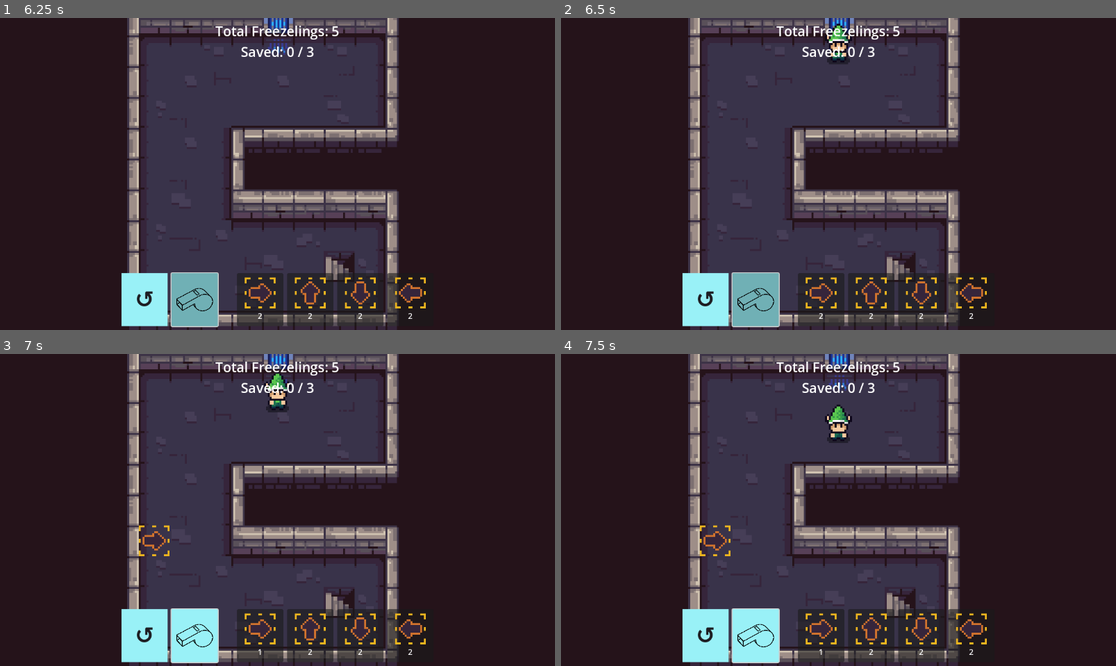
Above: before the commit, frames 1-4 (two rows, left to right).
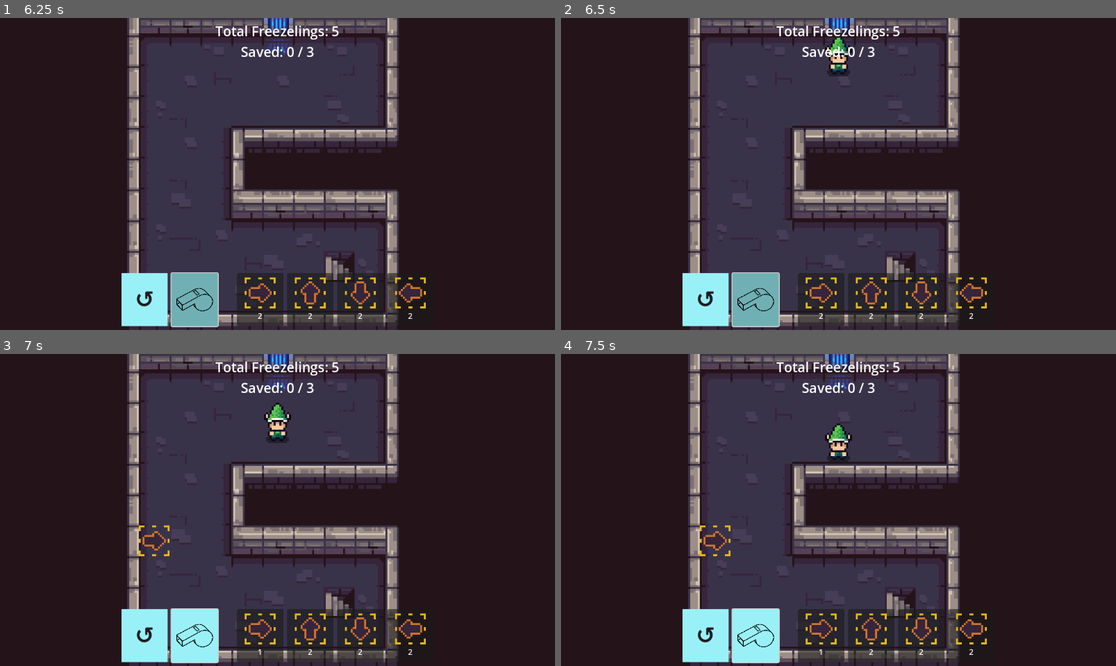
Above: after the commit, the same moments.

Repository: nico-hahn/freezelings
Game: Godot game, scene res://scenes/ui/level_select.tscn
Same seed, same stepped clock (60 frames per second), same inputs: the game is played once before the commit and once after it.
Inputs (mouse positions are in pixels of both pictures, inside the frame that each line leads up to):
- Up to frame 1 (6.25 s): tap Enter at 0.5 s; drag from (194, 195) to (333, 105) at 0.52 s; click "↺" at 1.25 s; click (260, 298) at 2.02 s; click "↺" at 2.75 s; click (260, 298) at 3.52 s; click "↺" at 4.25 s; click (260, 298) at 5.02 s; click (194, 298) at 5.75 s
- Up to frame 2 (6.5 s): no input
- Up to frame 3 (7 s): drag from (166, 525) to (249, 572) at 6.52 s
- Up to frame 4 (7.5 s): move the mouse to (894, 441) at 7.27 s; click (894, 441) at 7.42 s

Frame 1 is identical in both runs. In frame 2, 0.5% of the frame differs, in the area x 47-53%, y 1-19%; in frame 3, 0.7%, in the area x 47-53%, y 6-29%; in frame 4, 0.6%.

Commit message:
implement story 19

Diff:
--- a/scripts/entities/lemming.gd
+++ b/scripts/entities/lemming.gd
@@ -1,7 +1,8 @@
 ## Lemming
 # Repräsentiert einen einzelnen Lemming.
 # Bewegt sich einen Tile pro Tick in seine aktuelle Richtung.
-# Bei Wand/Blocker: dreht um 180°.
+# Tick-Koordination erfolgt durch LevelController (Zwei-Phasen: phase_1_plan / phase_2_commit).
+# Bei Wand/Blocker/anderem Lemming: dreht um 180°.
 # Bei Ausgang: reached_exit emittieren.
 # Bei platzierbarem Objekt: apply_to_lemming() aufrufen (für nächsten Tick).
 
@@ -17,6 +18,10 @@
 var grid_pos: Vector2i
 var direction: Enums.Direction
 var state: Enums.LemmingState = Enums.LemmingState.ALIVE
+
+## Wird in phase_1_plan() gesetzt; von LevelController für Konfliktauflösung gelesen.
+var intended_pos: Vector2i
+var will_move: bool = false
 
 var _level_controller: LevelController
 @onready var _sprite: Sprite2D = $Sprite2D
@@ -45,6 +50,9 @@
 	# Sofortige visuelle Positionierung (kein Tween beim Spawn)
 	global_position = _level_controller.grid_to_world(grid_pos)
 
+	# Lemming im Positions-Dictionary registrieren
+	_level_controller.register_lemming_position(self)
+
 	# Animation starten
 	_play_animation()
 
@@ -56,8 +64,6 @@
 	if TickManager.is_paused:
 		_on_ticks_paused()
 
-	# Tick-Signal verbinden
-	TickManager.tick_happened.connect(_on_tick_happened)
 
 
 func _process(_delta: float) -> void:
@@ -104,38 +110,47 @@
 	_frozen_sprite.position.x = 0.0
 
 
-func _on_tick_happened(_tick_number: int) -> void:
+## Phase 1: Berechnet das Ziel-Tile ohne grid_pos zu ändern.
+## snapshot ist ein Snapshot von lemming_positions zu Tick-Beginn.
+func phase_1_plan(snapshot: Dictionary) -> void:
+	if state != Enums.LemmingState.ALIVE:
+		will_move = false
+		return
+	var move_vec: Vector2i = Enums.direction_to_vector(direction)
+	var target_pos: Vector2i = grid_pos + move_vec
+	intended_pos = target_pos
+
+	if _level_controller.is_tile_walkable(target_pos) and not snapshot.has(target_pos):
+		will_move = true
+	else:
+		will_move = false
+
+
+## Phase 2: Committet die geplante Bewegung und aktualisiert grid_pos.
+## will_move kann zwischen Phase 1 und Phase 2 vom LevelController auf false gesetzt worden sein
+## (Konfliktauflösung bei mehreren Lemmingen die dasselbe Tile wollen).
+func phase_2_commit() -> void:
 	if state != Enums.LemmingState.ALIVE:
 		return
-	_process_movement()
-
-
-func _process_movement() -> void:
-	# Animation für aktuelle Richtung spielen (wechselt erst wenn Lemming das Tile verlässt)
 	_play_animation()
-	var move_vec: Vector2i = Enums.direction_to_vector(direction)
-	var target_pos: Vector2i = grid_pos + move_vec
-
-	if _level_controller.is_tile_walkable(target_pos):
-		# Bewegen
+	if will_move:
 		var old_visual_pos: Vector2 = global_position
-		grid_pos = target_pos
+		_level_controller.unregister_lemming_position(self)
+		grid_pos = intended_pos
+		_level_controller.register_lemming_position(self)
 		var new_world_pos: Vector2 = _level_controller.grid_to_world(grid_pos)
 		_animate_to(old_visual_pos, new_world_pos)
 
-		# Ausgang prüfen
 		if _level_controller.is_tile_exit(grid_pos):
 			state = Enums.LemmingState.EXITING
-			TickManager.tick_happened.disconnect(_on_tick_happened)
+			_level_controller.unregister_lemming_position(self)
 			_start_exit_animation()
 			return
 
-		# Platzierbares Objekt prüfen → Effekt für nächsten Tick
 		if _level_controller.has_placed_object(grid_pos):
 			var obj: Node = _level_controller.get_placed_object(grid_pos)
 			obj.apply_to_lemming(self)
 	else:
-		# Wand oder Blocker: 180° drehen, nicht bewegen
 		direction = Enums.opposite_direction(direction)
 
 
--- a/scripts/entities/lemming_spawner.gd
+++ b/scripts/entities/lemming_spawner.gd
@@ -13,6 +13,7 @@
 var _total_lemmings: int
 var _start_direction: Enums.Direction
 var _spawned_count: int = 0
+var _pending_spawn: bool = false
 var _level_controller: LevelController
 var _lemmings_container: Node2D
 
@@ -35,11 +36,18 @@
 
 
 func _on_tick_happened(tick_number: int) -> void:
-	if _spawned_count >= _total_lemmings:
+	if _spawned_count >= _total_lemmings and not _pending_spawn:
 		return
-	# Spawne beim ersten Tick und dann alle N Ticks
-	if tick_number == 1 or (tick_number - 1) % _spawn_interval == 0:
-		_spawn_lemming()
+	var should_spawn: bool = _pending_spawn \
+		or tick_number == 1 \
+		or (tick_number - 1) % _spawn_interval == 0
+
+	if should_spawn:
+		if _level_controller.is_tile_occupied_by_lemming(_entry_pos):
+			_pending_spawn = true
+		else:
+			_pending_spawn = false
+			_spawn_lemming()
 
 
 func _spawn_lemming() -> void:
@@ -53,6 +61,9 @@
 	var lemming_script: Lemming = lemming as Lemming
 	lemming_script.initialize(_entry_pos, _start_direction, _level_controller)
 
+	# Lemming in Tick-Koordination aufnehmen
+	_level_controller.add_active_lemming(lemming_script)
+
 	# Lemming-Signale mit LevelController verbinden (Schritt 11)
 	lemming_script.reached_exit.connect(_level_controller._on_lemming_reached_exit)
 	lemming_script.died.connect(_level_controller._on_lemming_died)
--- a/scripts/level/level_controller.gd
+++ b/scripts/level/level_controller.gd
@@ -50,6 +50,13 @@
 ## Ihre grid_pos wird automatisch aus ihrer globalen Position berechnet.
 ## Der Spieler kann diese Objekte nicht entfernen.
 var designer_objects: Dictionary = {}
+
+## Aktuell belegte Tiles: Vector2i → Lemming-Instanz.
+## Wird von Lemming-Instanzen selbst gepflegt (register/unregister).
+var lemming_positions: Dictionary = {}
+
+## Alle aktuell lebenden Lemminge (für Tick-Koordination).
+var _active_lemmings: Array[Lemming] = []
 
 ## Grid-Position des Ausgangs (gecacht für schnellen Zugriff)
 var _exit_grid_pos: Vector2i
@@ -78,6 +85,9 @@
 	# Designer-Objekte einlesen
 	_load_designer_objects()
 
+	# Tick-Koordination: LevelController feuert nach Spawner (Spawner ist Kind → earlier _ready)
+	TickManager.tick_happened.connect(_on_tick_happened)
+
 	# TickManager starten und sofort pausieren – Spieler startet manuell
 	TickManager.start()
 	TickManager.pause()
@@ -91,6 +101,52 @@
 			var grid_pos_obj: Vector2i = world_to_grid(obj.global_position)
 			obj.grid_pos = grid_pos_obj
 			designer_objects[grid_pos_obj] = obj
+
+
+## Zwei-Phasen-Tick: erst alle Lemminge planen, dann Konflikte auflösen, dann committen.
+func _on_tick_happened(_tick_number: int) -> void:
+	# Snapshot der Positionen zu Tick-Beginn – unveränderlich für alle Phase-1-Entscheidungen
+	var snapshot: Dictionary = lemming_positions.duplicate()
+
+	# Phase 1: Alle Lemminge berechnen ihre beabsichtigte Zielposition
+	for lemming: Lemming in _active_lemmings.duplicate():
+		lemming.phase_1_plan(snapshot)
+
+	# Konfliktauflösung: Mehrere Lemminge wollen dasselbe Tile → alle drehen um
+	var intended_counts: Dictionary = {}
+	for lemming: Lemming in _active_lemmings:
+		if lemming.will_move:
+			var t: Vector2i = lemming.intended_pos
+			intended_counts[t] = intended_counts.get(t, 0) + 1
+	for lemming: Lemming in _active_lemmings:
+		if lemming.will_move and intended_counts.get(lemming.intended_pos, 0) > 1:
+			lemming.will_move = false
+
+	# Phase 2: Alle Lemminge führen ihre Bewegung aus (oder drehen um)
+	for lemming: Lemming in _active_lemmings.duplicate():
+		lemming.phase_2_commit()
+
+
+## Fügt einen Lemming zur aktiven Liste hinzu.
+func add_active_lemming(lemming: Lemming) -> void:
+	_active_lemmings.append(lemming)
+
+
+## Registriert einen Lemming an seiner grid_pos.
+func register_lemming_position(lemming: Lemming) -> void:
+	lemming_positions[lemming.grid_pos] = lemming
+
+
+## Entfernt einen Lemming aus dem Positions-Dictionary.
+func unregister_lemming_position(lemming: Lemming) -> void:
+	if lemming_positions.get(lemming.grid_pos) == lemming:
+		lemming_positions.erase(lemming.grid_pos)
+
+
+## Gibt true zurück wenn ein anderer Lemming das Tile belegt.
+## Nicht in is_tile_walkable() – nur für Lemming-zu-Lemming-Kollision.
+func is_tile_occupied_by_lemming(grid_pos: Vector2i) -> bool:
+	return lemming_positions.has(grid_pos)
 
 
 ## Gibt true zurück wenn das Tile begehbar ist (kein Wand-Tile, kein Blocker).
@@ -179,6 +235,8 @@
 ## Aufgerufen wenn ein Lemming den Ausgang erreicht hat.
 ## Verbunden in LemmingSpawner._spawn_lemming() für jede Lemming-Instanz.
 func _on_lemming_reached_exit(lemming: Lemming) -> void:
+	_active_lemmings.erase(lemming)
+	unregister_lemming_position(lemming)
 	GameManager.on_lemming_saved()
 	lemming.queue_free()
 
@@ -186,6 +244,8 @@
 ## Aufgerufen wenn ein Lemming gestorben ist.
 ## Verbunden in LemmingSpawner._spawn_lemming() für jede Lemming-Instanz.
 func _on_lemming_died(lemming: Lemming) -> void:
+	_active_lemmings.erase(lemming)
+	unregister_lemming_position(lemming)
 	GameManager.on_lemming_died()
 	lemming.queue_free()
 
Not shown, changed: docs/AI_AGENT_BRIEFING.md
Not shown, changed: docs/SYSTEMS.md
Not shown, changed: docs/stories/story_019_lemming_collision.md
